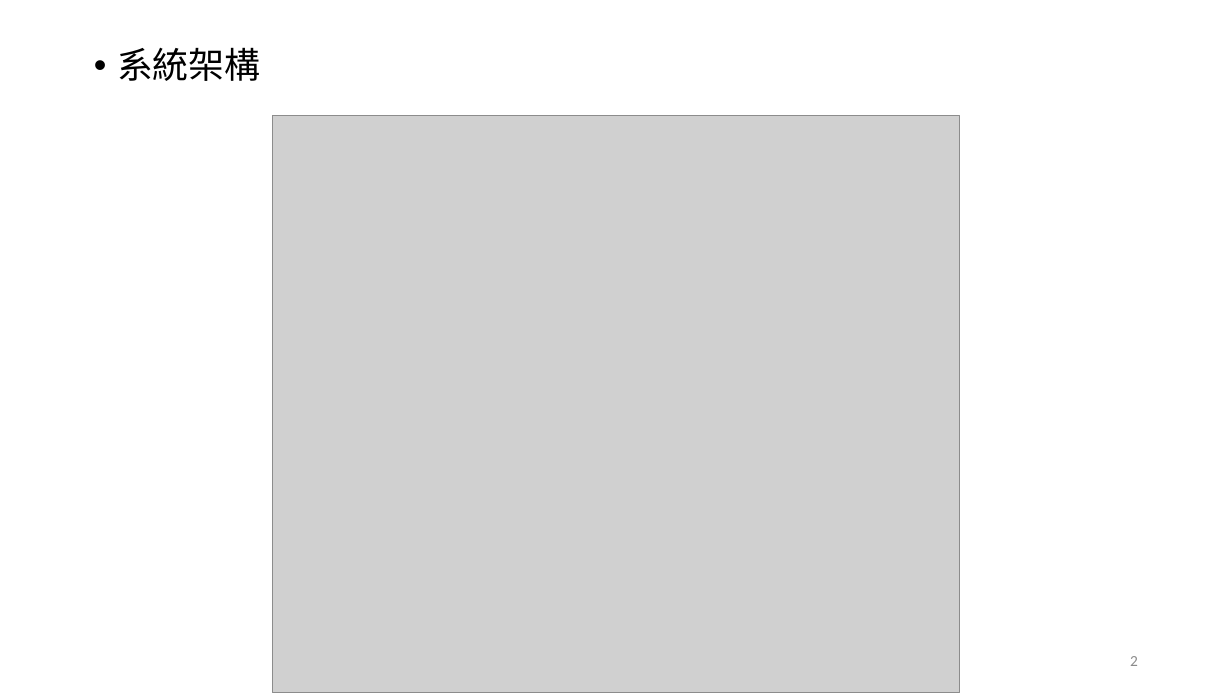
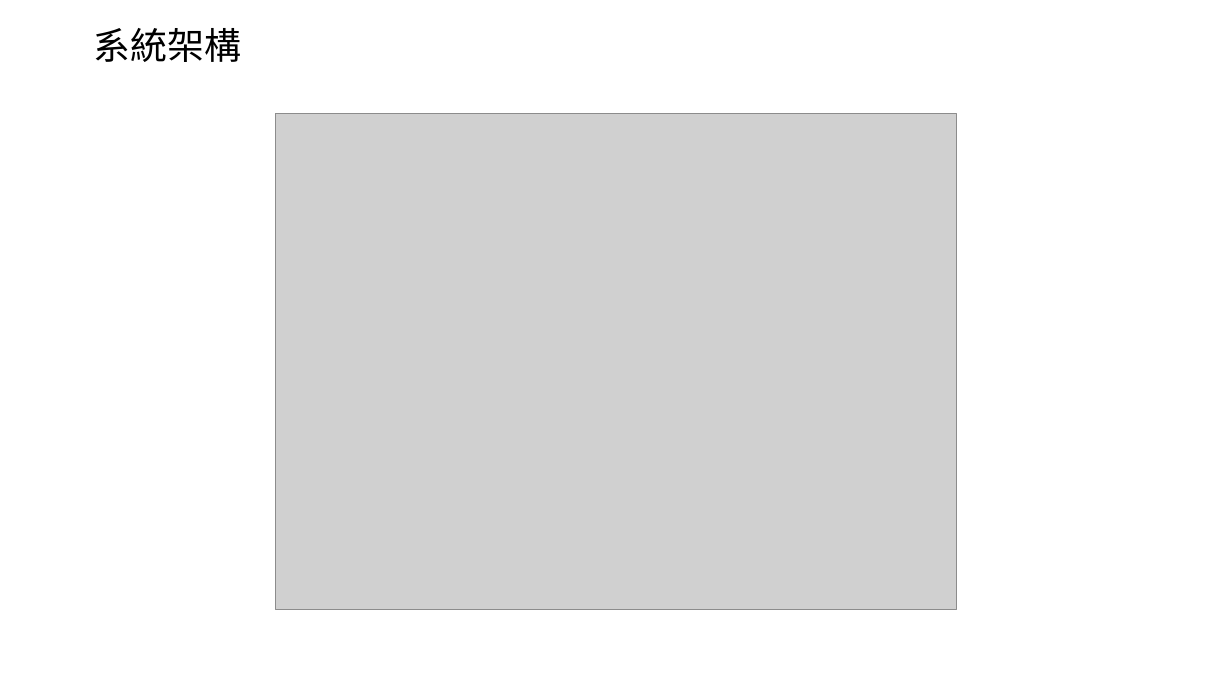
Before and after one commit to Chi-Yung/Chi-Yung, a slide deck: slide 3 of 報告.pptx. Drawn at 1232x693 pixels with LibreOffice and Linux fonts; fonts in the diff are those of the drawing; grey boxes stand for pictures. Boxes give left, top, right and bottom in pixels: in the first picture for what was removed or moved away, otherwise in the second. Text is boxed around its words. In the diff, an @@ line names an element or a change of style, - is before the commit and + after.

```diff
--- a/報告.pptx
+++ b/報告.pptx
@@ title "系統架構": place and size @@
-title "系統架構" at [117, 47, 261, 81]
+title "系統架構" at [94, 28, 242, 62]
@@ title "系統架構" at [94, 28, 242, 62]: size 28 to 28.8 pt; bullet • to none; less space between paragraphs; vertical alignment top to middle @@
@@ picture: place and size @@
-picture at [273, 116, 960, 693]
+picture at [275, 114, 957, 610]
@@ page number removed at [1130, 656, 1138, 666] @@
-2
```
Also in this commit, not shown: 9 other slides changed, 5 slides added, 3 slides removed.
